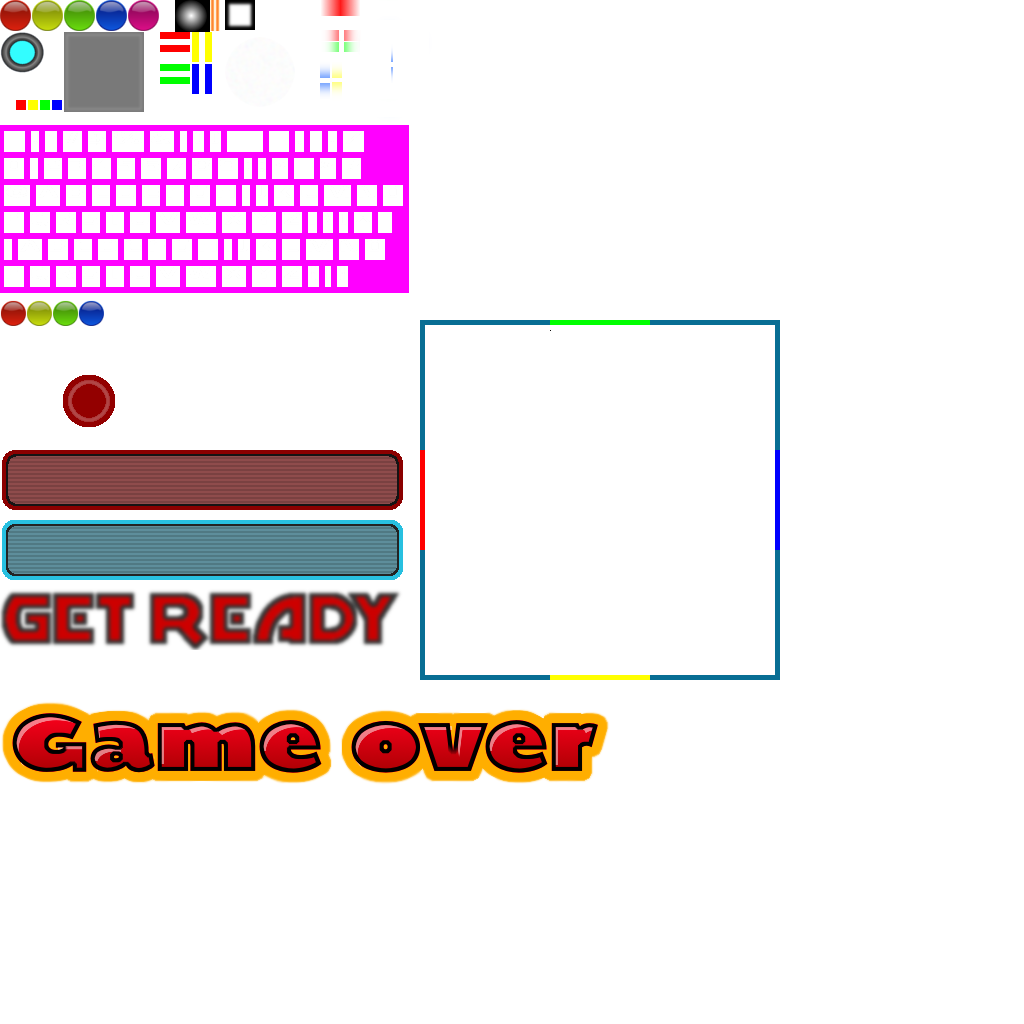
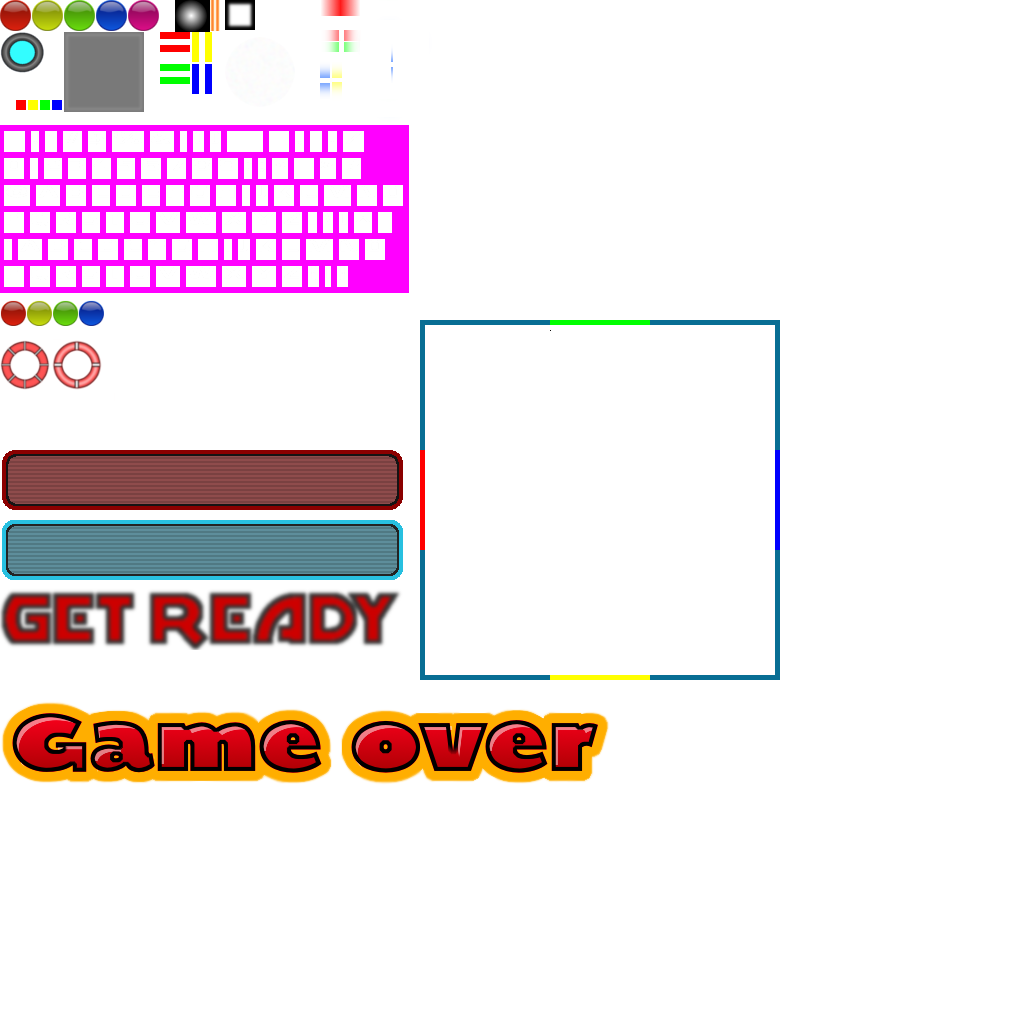
Revision of a layered 1024x1024 image; what changed, layer by layer:
painted on "Ebene #13" over [0, 340, 115, 401]
added layer "Ebene #14" above "Ebene #12" over [52, 340, 102, 390]
painted on "Ebene #12" over [68, 380, 110, 422]
painted on "Ebene #10" over [68, 380, 110, 422]
painted on "Balls" over [46, 375, 115, 427]
